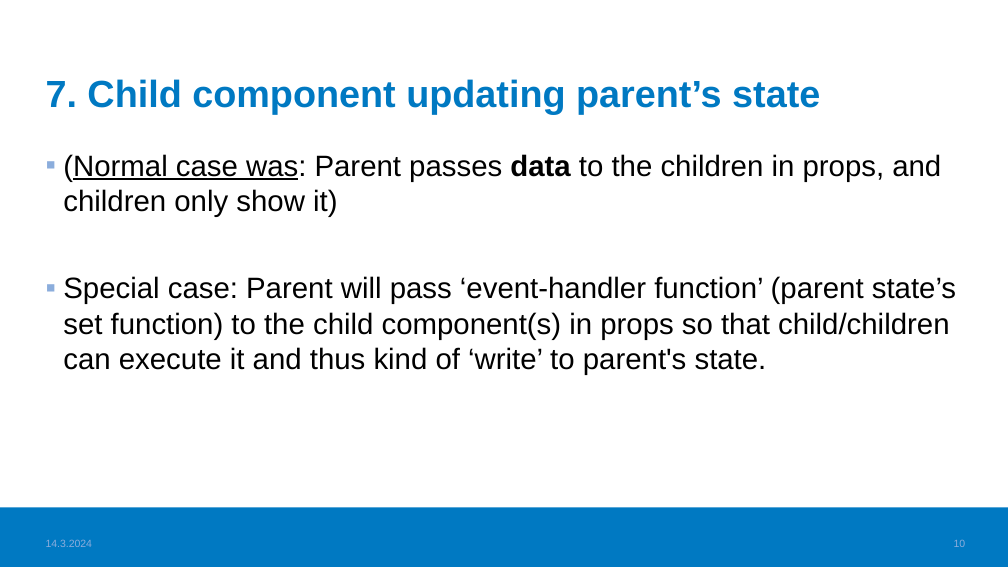
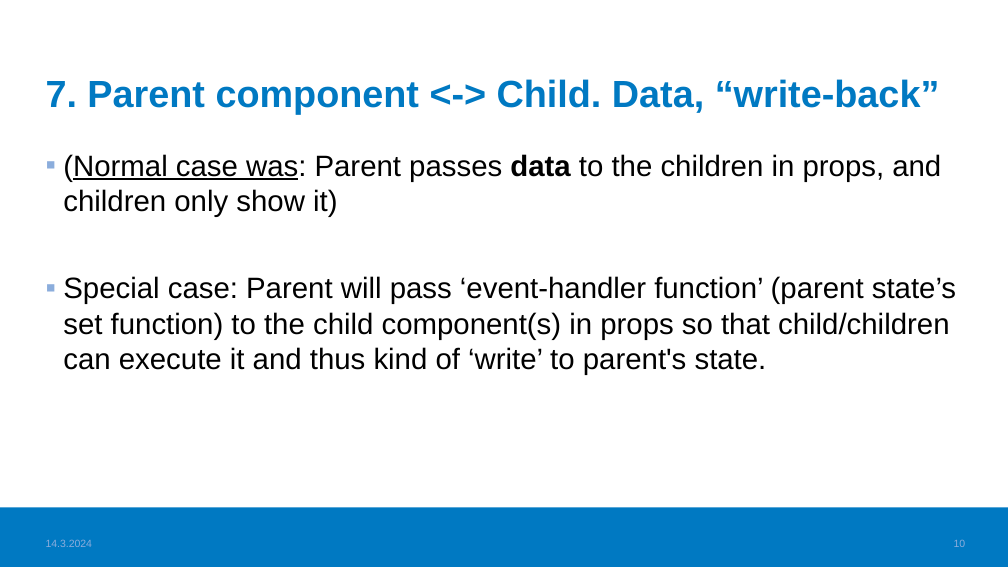
Before and after one commit to haagahelia/ohke-teknologiat, a slide deck: slide 10 of 05_frontend/Frontend_VideoTopics.pptx. Drawn at 1008x567 pixels with LibreOffice and Linux fonts; fonts in the diff are those of the drawing; background and template pictures are left out. Boxes give left, top, right and bottom in pixels: in the first picture for what was removed or moved away, otherwise in the second. Text is boxed around its words. In the diff, an @@ line names an element or a change of style, - is before the commit and + after.

```diff
--- a/05_frontend/Frontend_VideoTopics.pptx
+++ b/05_frontend/Frontend_VideoTopics.pptx
@@ title at <box>46,79,940,114</box>: text changed @@
-7. Child component updating parent’s state
+7. Parent component <-> Child. Data, “write-back”
```
Also in this commit, not shown: 1 other slide changed, 1 other file.
